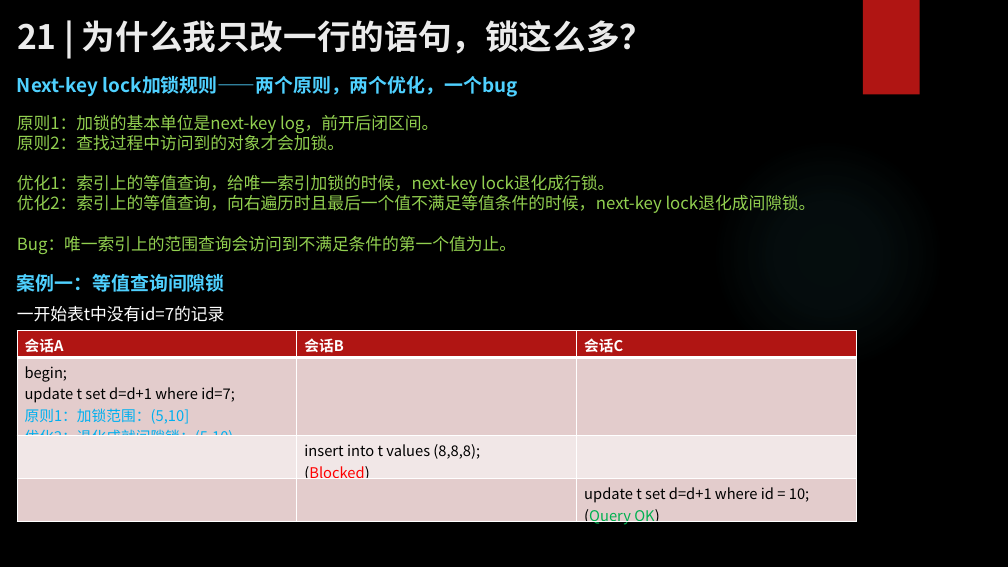
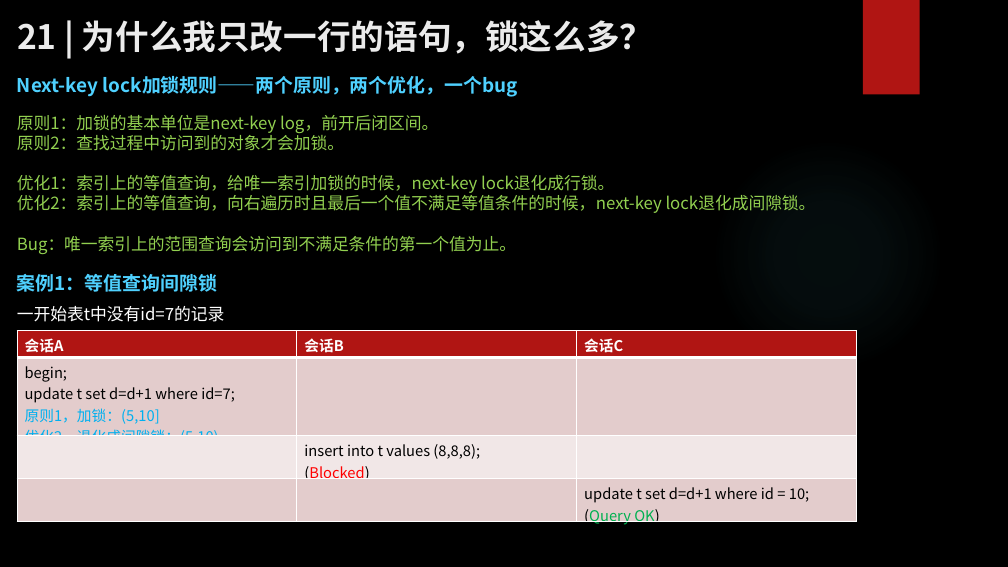
Before and after one commit to zhangkekf/reading-notes, a slide deck: slide 2 of MySQL实战/21为什么我只改一行的语句，锁这么多？.pptx. Drawn at 1008x567 pixels with LibreOffice and Linux fonts; fonts in the diff are those of the drawing; background and template pictures are left out. Boxes give left, top, right and bottom in pixels: in the first picture for what was removed or moved away, otherwise in the second. Text is boxed around its words. In the diff, an @@ line names an element or a change of style, - is before the commit and + after.

```diff
--- a/MySQL实战/21为什么我只改一行的语句，锁这么多？.pptx
+++ b/MySQL实战/21为什么我只改一行的语句，锁这么多？.pptx
@@ text at [17, 274, 217, 292]: text changed @@
-案例一：等值查询间隙锁
+案例1：等值查询间隙锁
@@ table at [17, 330, 856, 529] @@
-row 2, column 1: begin; / update t set d=d+1 where id=7; / 原则1：加锁范围：(5,10] / 优化2：退化成就间隙锁：(5,10)
+row 2, column 1: begin; / update t set d=d+1 where id=7; / 原则1，加锁：(5,10] / 优化2，退化成间隙锁：(5,10)
```
Also in this commit, not shown: 1 other slide changed, 7 slides added, 7 slides removed, 3 other files.
